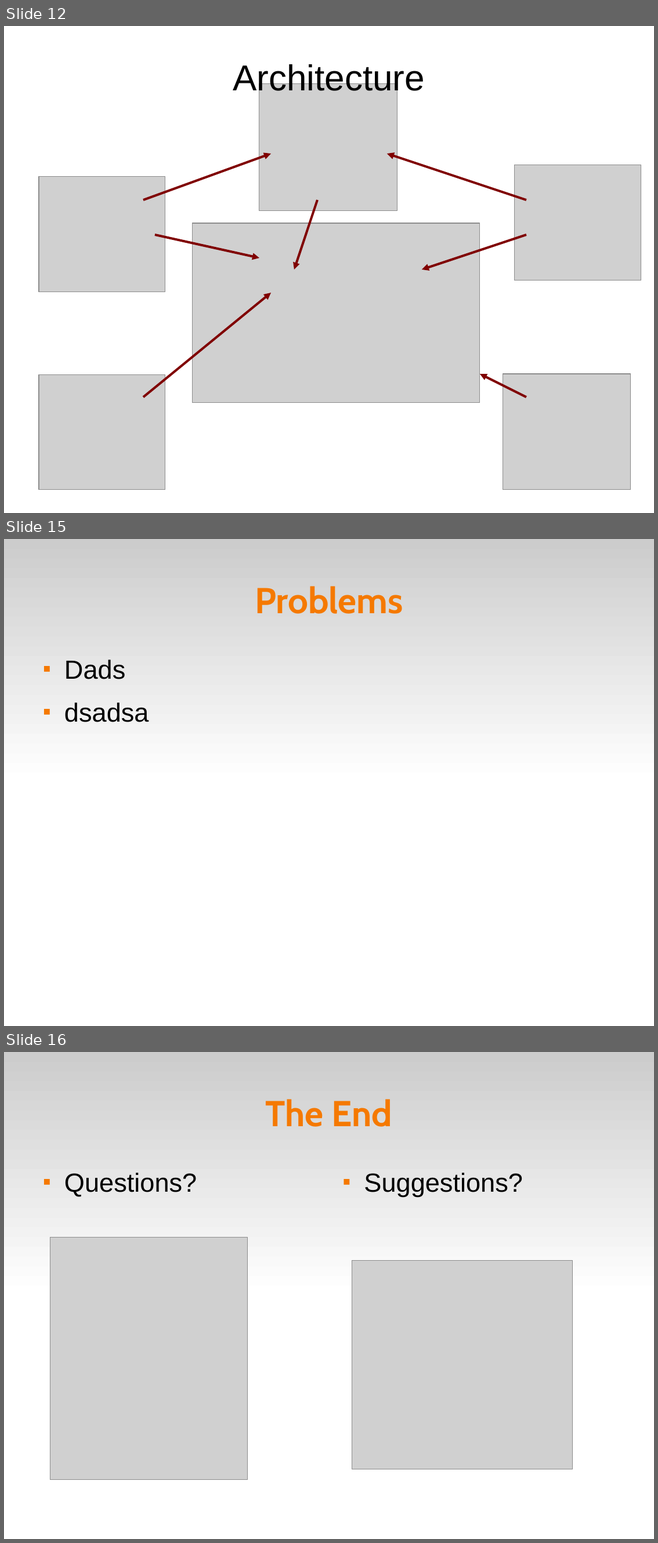
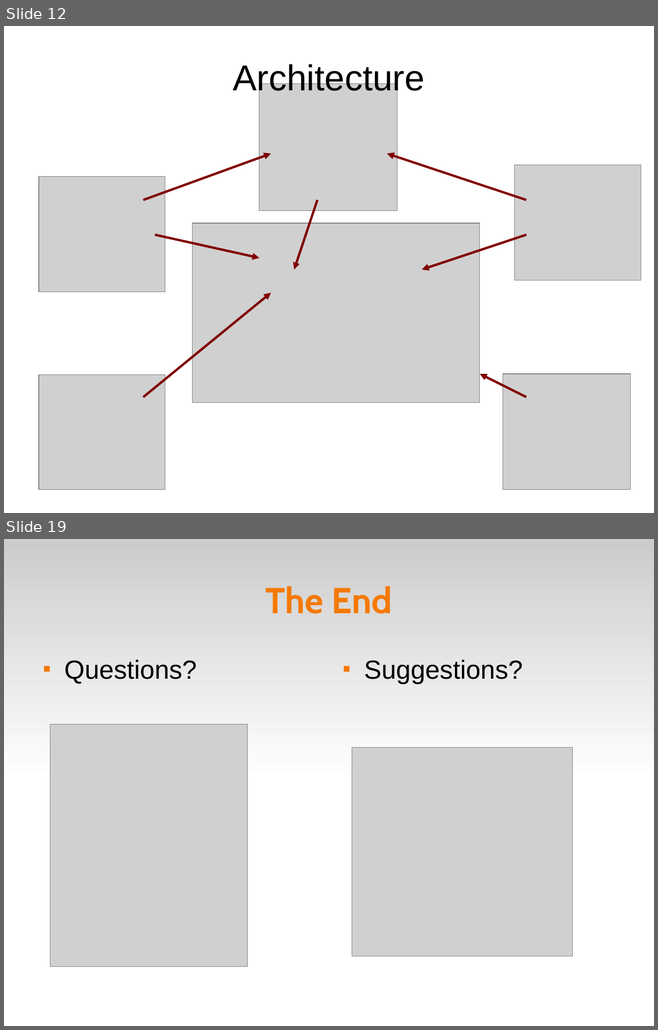
Before and after one commit to paul-g/protrade, a slide deck: docs/presentation/proTrade.odp. Shown one above the other, each under a label of ours: slides 12, 15 and 16 before the commit, slides 12 and 19 after it; the slides between them are not shown. The pictures are 658x1543 and 658x1030 pixels, drawn with LibreOffice and Linux fonts; fonts in the diff are those of the drawing; grey boxes stand for pictures. Boxes give left, top, right and bottom in pixels: in the first picture for what was removed or moved away, otherwise in the second. Text is boxed around its words. In the diff, an @@ line names an element or a change of style, - is before the commit and + after.

```diff
--- a/docs/presentation/proTrade.odp
+++ b/docs/presentation/proTrade.odp
@@ slide 15 removed at bbox=[4, 539, 654, 1026], background #FFFFFF; not listed: 1 template element that a slide beside it also shows @@
@@ title removed at bbox=[255, 586, 403, 614] @@
-Problems
@@ text removed at bbox=[64, 660, 149, 722] @@
-■ Dads
-■ dsadsa
@@ what was slide 16 is now slide 19 @@
```
Also in this commit, not shown: 7 slides changed, 5 slides added, 1 other slide removed, 2 other files.
